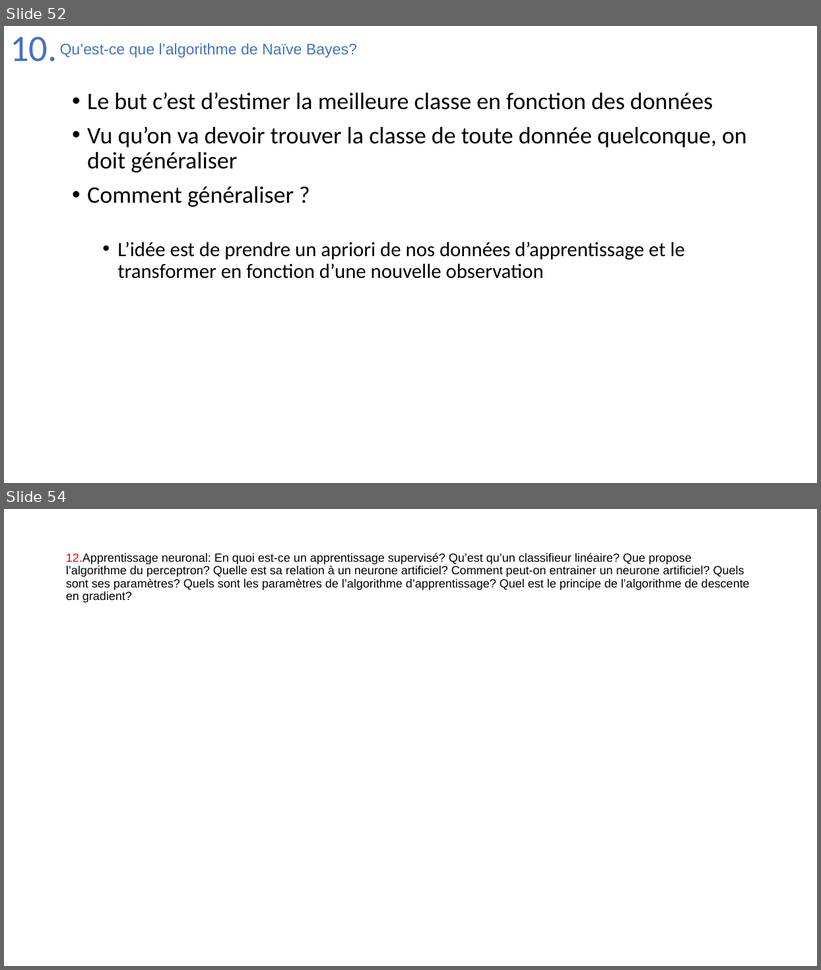
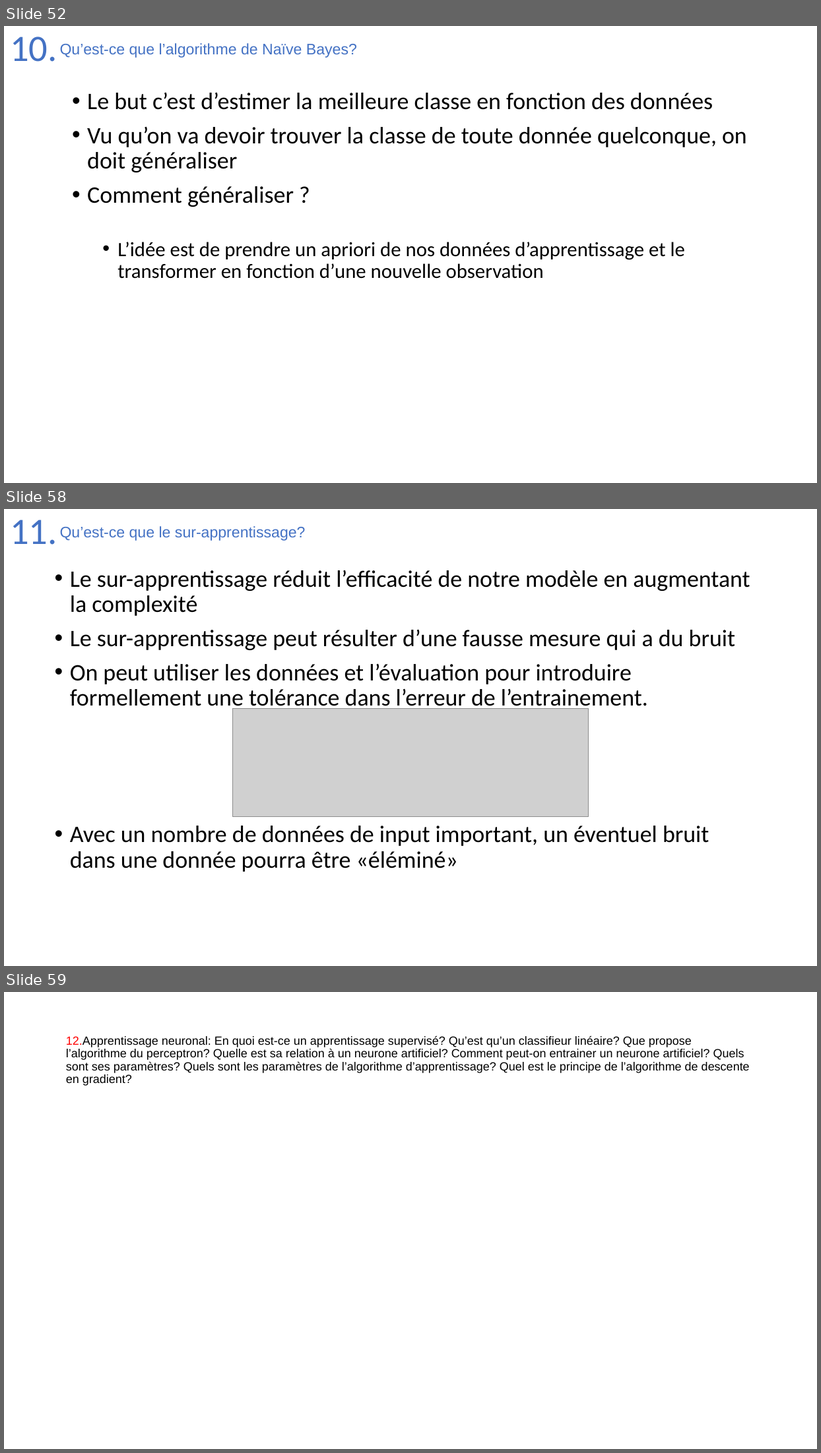
Before and after one commit to Joao-Quinta/Uni3eme, a slide deck: intelligenceArtificielle/Intelligence_artificielle_exam.pptx. Shown one above the other, each under a label of ours: slides 52 and 54 before the commit, slides 52, 58 and 59 after it; the slides between them are not shown. The pictures are 821x970 and 821x1453 pixels, drawn with LibreOffice and Linux fonts; fonts in the diff are those of the drawing; grey boxes stand for pictures. Boxes give left, top, right and bottom in pixels: in the first picture for what was removed or moved away, otherwise in the second. Text is boxed around its words. In the diff, an @@ line names an element or a change of style, - is before the commit and + after.

```diff
--- a/intelligenceArtificielle/Intelligence_artificielle_exam.pptx
+++ b/intelligenceArtificielle/Intelligence_artificielle_exam.pptx
@@ slide 58 added at <box>4,509,817,966</box>, background #FFFFFF @@
@@ title added at <box>10,520,57,545</box>, 44 pt, text #4472C4 @@
+11.
@@ text added at <box>60,526,306,541</box>, 18 pt, text #4472C4 @@
+Qu’est-ce que le sur-apprentissage?
@@ text added at <box>70,570,750,872</box>, 28 pt, text #000000 @@
+• Le sur-apprentissage réduit l’efficacité de notre modèle en augmentant la complexité
+• Le sur-apprentissage peut résulter d’une fausse mesure qui a du bruit
+• On peut utiliser les données et l’évaluation pour introduire formellement une tolérance dans l’erreur de l’entrainement.
+• Avec un nombre de données de input important, un éventuel bruit dans une donnée pourra être «éléminé»
@@ picture added at <box>233,708,588,817</box> @@
@@ what was slide 54 is now slide 59 @@
```
Also in this commit, not shown: 4 slides changed, 4 other slides added.
